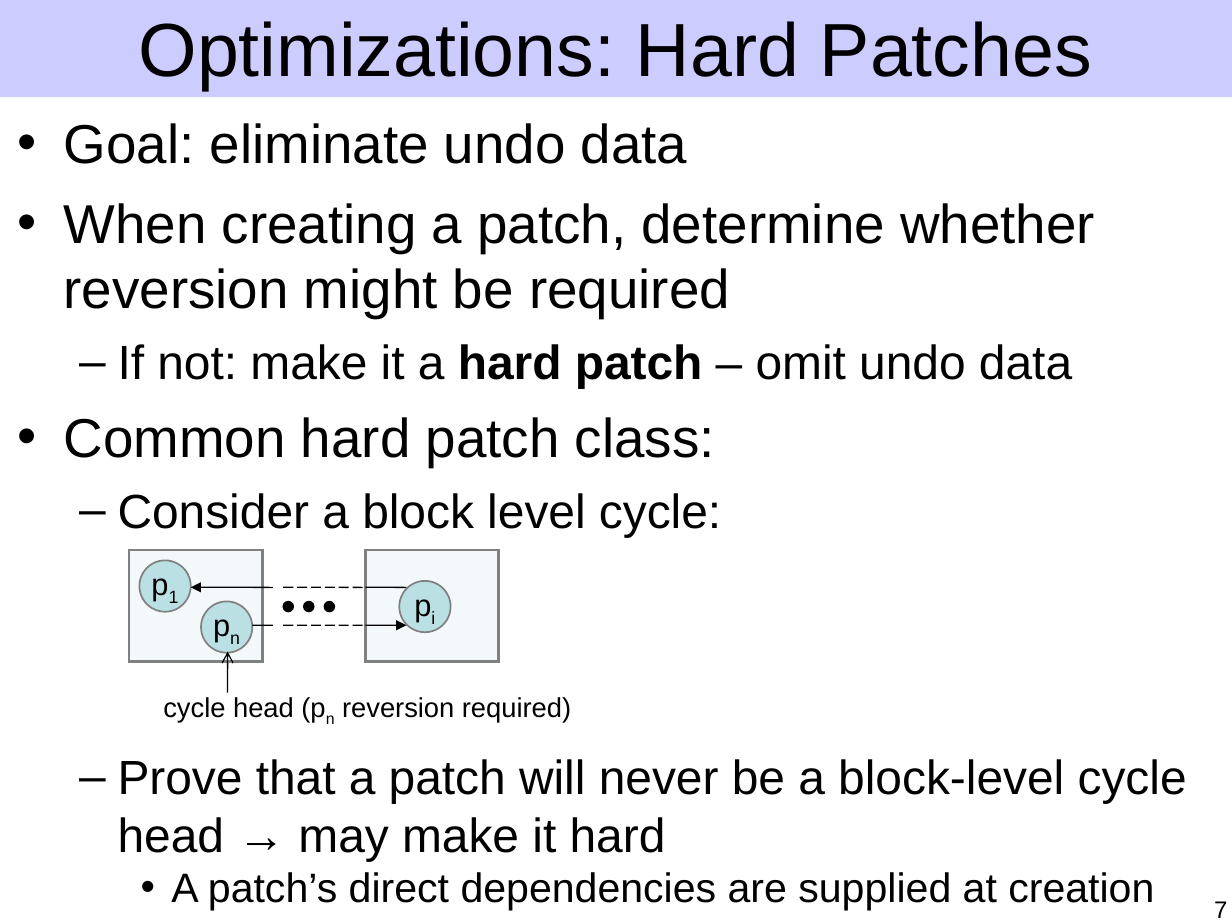
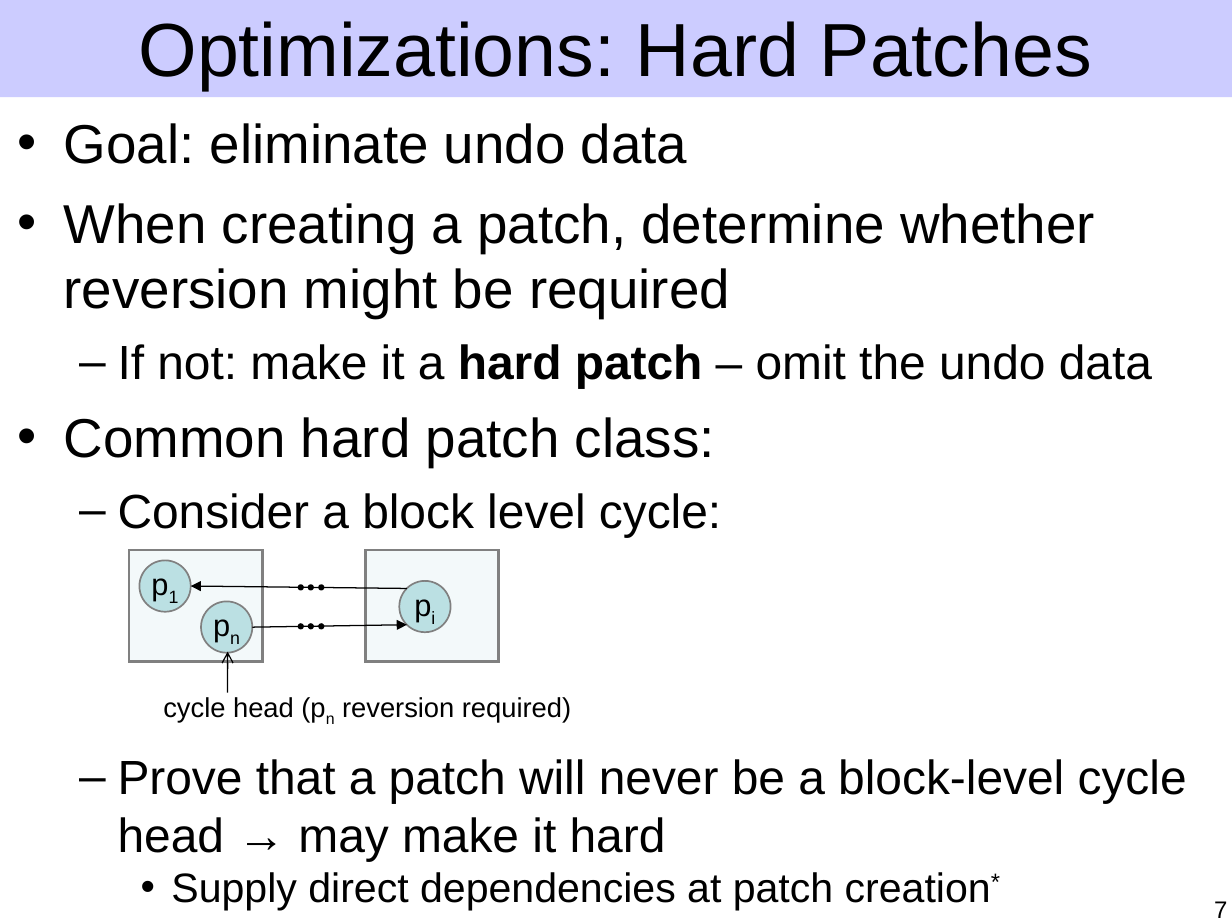
Before and after one commit to ucla-readable/fstitch-doc, a slide deck: slide 7 of sosp/pres.ppt. Drawn at 1232x924 pixels with LibreOffice and Linux fonts; fonts in the diff are those of the drawing. Boxes give left, top, right and bottom in pixels: in the first picture for what was removed or moved away, otherwise in the second. Text is boxed around its words. In the diff, an @@ line names an element or a change of style, - is before the commit and + after.

Commit message:
Checkpoint hard patch work.

```diff
--- a/sosp/pres.ppt
+++ b/sosp/pres.ppt
@@ text at (118, 344, 1152, 388): text changed @@
-  – If not: make it a hard patch – omit undo data
+  – If not: make it a hard patch – omit the undo data
@@ arrow moved from (191, 588) - (274, 588) to (407, 589) - (191, 586) @@
@@ arrow (407, 589) - (191, 586): arrowheads changed @@
@@ line removed from (283, 588) to (366, 588) @@
@@ ellipse: place and size @@
-ellipse at (324, 601, 334, 611)
+ellipse at (298, 584, 304, 590)
@@ outline #000000 0.74 pt to none in 3 elements at (298, 584, 304, 590), (318, 623, 324, 630), (308, 584, 314, 590) @@
@@ ellipse: place and size @@
-ellipse at (303, 601, 313, 611)
+ellipse at (308, 584, 314, 590)
@@ ellipse added at (318, 584, 324, 590), fill #000000 @@
@@ line removed from (366, 588) to (407, 588) @@
@@ arrow moved from (366, 625) - (407, 625) to (253, 627) - (407, 625) @@
@@ line removed from (253, 625) to (274, 625) @@
@@ line removed from (283, 625) to (366, 625) @@
@@ ellipse added at (298, 623, 304, 630), fill #000000 @@
@@ ellipse added at (308, 623, 314, 630), fill #000000 @@
@@ ellipse: place and size @@
-ellipse at (283, 601, 293, 611)
+ellipse at (318, 623, 324, 630)
@@ text at (171, 872, 991, 911): text changed @@
-    • A patch’s direct dependencies are supplied at creation
+    • Supply direct dependencies at patch creation*
```
Also in this commit, not shown: 4 other slides changed.
